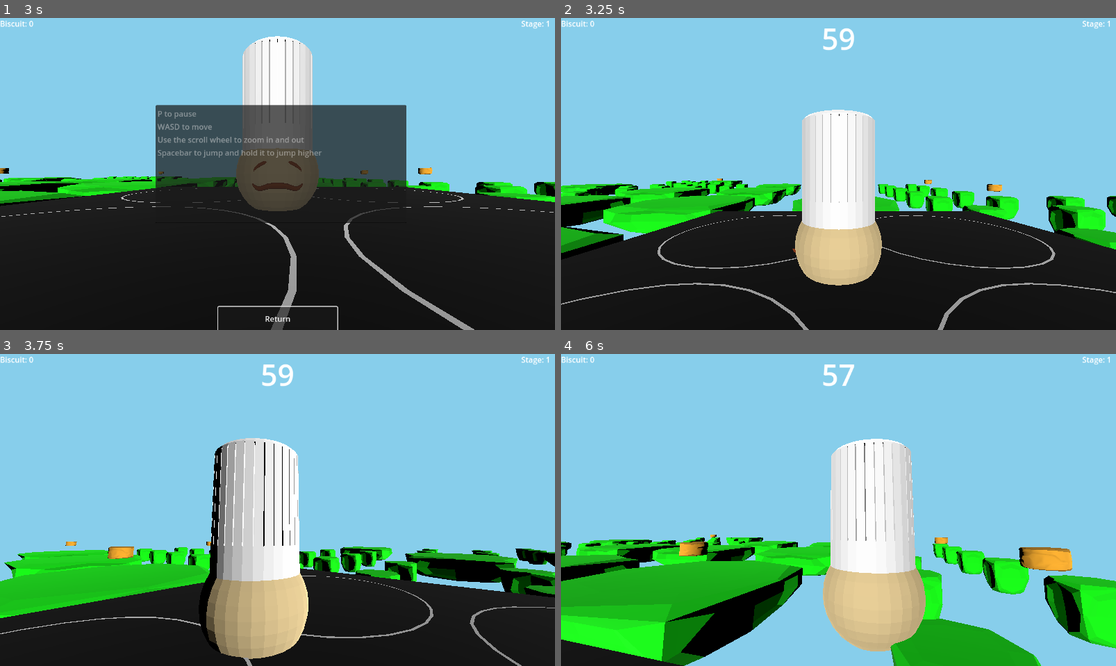
Above: before the commit, frames 1-4 (two rows, left to right).
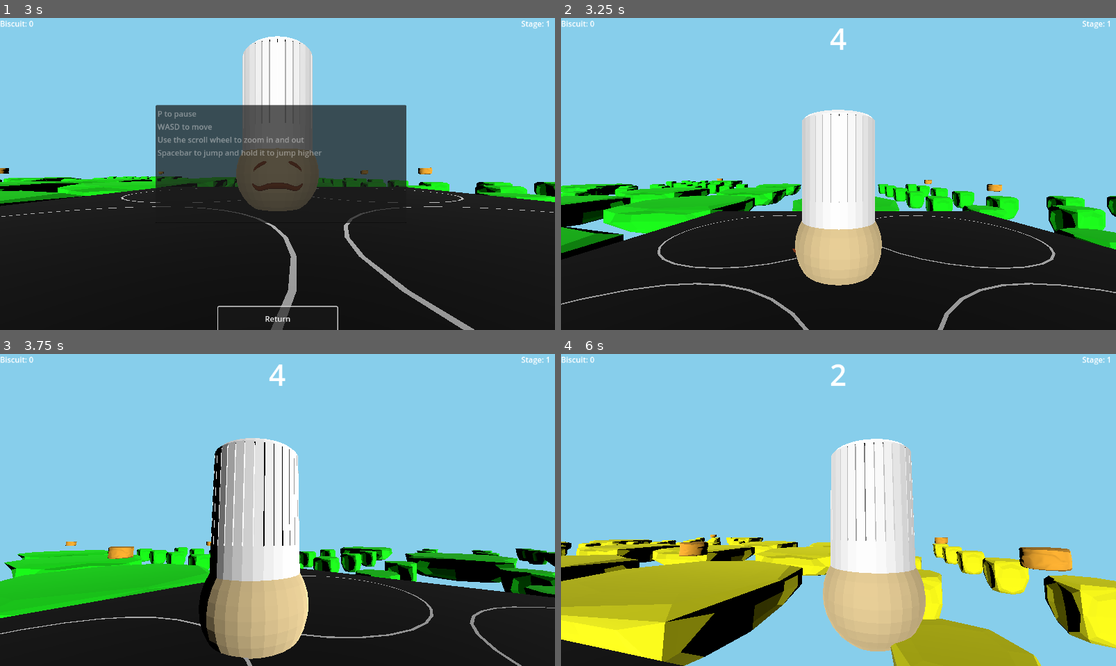
Above: after the commit, the same moments.

Repository: AlexTheAccount/Get-The-Biscuit
Game: Godot game, scene res://Tscn/UI/Main Menu.tscn
The game is run twice, just before and just after one commit, with the same random seed, the same clock (stepped at 60 frames per second) and the same inputs. Sound files missing from this copy of the repository are replaced by a short silence.
Inputs (mouse positions are in pixels of both pictures, inside the frame that each line leads up to):
- Up to frame 1 (3 s): click "Play" at 0.5 s; tap Enter (ui_accept) at 1.25, 1.52 s; move the mouse to (399, 158) at 1.27 s; hold D (Player Right) 1.28-2 s; hold Mouse wheel up (Zoom In) 1.28-2 s; click (399, 158) at 1.42 s; click "Return" at 2 s; move the mouse to (249, 174) at 2.77 s; hold W (Player Up) from 2.78 s (still down); tap Mouse wheel down (Zoom Out) at 2.85 s
- Up to frame 2 (3.25 s): keep holding W (Player Up)
- Up to frame 3 (3.75 s): keep holding W (Player Up); move the mouse to (288, 503) at 3.52 s; hold Mouse wheel up (Zoom In) from 3.53 s (still down)
- Up to frame 4 (6 s): keep holding W (Player Up); move the mouse to (832, 516) at 4.27 s; release Mouse wheel up (Zoom In) at 4.28 s; tap Mouse wheel down (Zoom Out) at 4.35, 5.85 s; tap Enter (ui_accept) at 4.52, 5.27 s; move the mouse to (877, 513) at 5.02 s; hold Mouse wheel up (Zoom In) 5.03-5.78 s; move the mouse to (794, 506) at 5.77 s

Frame 1 is identical in both runs. In frame 2, 0.2% of the frame differs, in the area x 47-53%, y 3-11%; in frame 3, 0.2%; in frame 4, 18%, in the area x 0-100%, y 3-100%.

Commit message:
fixed up the upgrades

Diff:
--- a/get-the-biscuit/GD/Manager/GameManager.gd
+++ b/get-the-biscuit/GD/Manager/GameManager.gd
@@ -4,4 +4,5 @@
 var stageCounter := 0
 
 # Audio
-@onready var uiClickPlayer
+var uiClickPlayer
+var player
--- a/get-the-biscuit/GD/PlatformGenerator.gd
+++ b/get-the-biscuit/GD/PlatformGenerator.gd
@@ -11,7 +11,7 @@
 var player
 
 # Reset Timer
-@export var resetTimer := 60.0
+@export var resetTimer := 5.0
 var resetTimerNode
 var timeLeft := 0.0
 
--- a/get-the-biscuit/GD/PlayerBody.gd
+++ b/get-the-biscuit/GD/PlayerBody.gd
@@ -4,9 +4,9 @@
 @onready var shopMenu = $"Shop Menu"
 
 var SPEED = 5.0
-var baseSpeed
+var baseSpeed = SPEED
 var JUMP_VELOCITY = 10
-var baseJump
+var baseJump = JUMP_VELOCITY
 
 @export var shortJumpGravityMultipler := 2.0 # gravity multiplier when jump is released early
 @export var fallGravityMultipler := 2.5 # gravity multiplier on the fall-down
@@ -38,6 +38,7 @@
 
 func _ready():
 	Input.set_mouse_mode(Input.MOUSE_MODE_CAPTURED)
+	GameManager.player = self
 
 func _input(event):
 	if shopMenu.visible == false:
@@ -51,13 +52,12 @@
 				addedPause._on_continue_button_up()
 
 # Applying Upgrades to the Player
-func UpgradePlayer(id: String, newLevel: int):
-	var upgrade = UpgradeManager.upgrades[id]
-	match upgrade.statType:
-		"Speed":
-			SPEED = baseSpeed + upgrade.statIncrement * newLevel
-		"Jump Height":
-			JUMP_VELOCITY = baseJump + upgrade.statIncrement * newLevel
+func UpgradePlayer(name: String):
+	match name:
+		"Speed Boost":
+			SPEED = baseSpeed * 2
+		"Jump Boost":
+			JUMP_VELOCITY = baseJump * 2
 	# add more cases as needed
 
 func _physics_process(delta: float) -> void:
--- a/get-the-biscuit/GD/UI/ShopItem.gd
+++ b/get-the-biscuit/GD/UI/ShopItem.gd
@@ -1,27 +1,35 @@
 extends Button
 
-@export var upgradeId : String
+@export var upgradeName : String
+var upgradeTier := 1
 @export var upgradeDesc : String
+@export var upgradeCost : int
 
 @onready var nameLabel := $Name
 @onready var descLabel := $Desc
 @onready var costLabel := $Cost
 
 func _ready():
-	if UpgradeManager.upgrades.has(upgradeId):
-		var upgrade = UpgradeManager.upgrades[upgradeId]
-		nameLabel.text = upgrade.display_name
-		costLabel.text = str(upgrade.cost)
+	nameLabel.text = upgradeName + " Tier: " + str(upgradeTier)
+	descLabel.text = upgradeDesc
+	costLabel.text = "Cost: " + str(upgradeCost)
 
-func UpdateUpgrade(currencyAmount):
-	if UpgradeManager.upgrades.has(upgradeId):
-		var upgrade = UpgradeManager.upgrades[upgradeId]
-		var level = UpgradeManager.levels[upgradeId]
-		disabled = not UpgradeManager.can_purchase(upgradeId)
-		costLabel.text = str(upgrade.cost)
-
+# Called every frame. 'delta' is the elapsed time since the previous frame.
+func _process(delta: float) -> void:
+	if get_parent().get_parent().visible == false:
+		if GameManager.player.inventory.size() > 0 && GameManager.player.inventory["Biscuit"] > upgradeCost:
+			disabled = false
+		else:
+			disabled = true
+	pass
 
 func _on_button_up() -> void:
+	disabled = true
+	upgradeCost *= 2
+	upgradeTier += 1
+	nameLabel.text = upgradeName + " Tier: " + str(upgradeTier)
+	costLabel.text = "Cost: " + str(upgradeCost)
+	GameManager.player.UpgradePlayer(upgradeName)
 	GameManager.uiClickPlayer.play()
 	await get_tree().create_timer(GameManager.uiClickPlayer.stream.get_length()).timeout
 	pass # Replace with function body.
--- a/get-the-biscuit/Tscn/UI/Shop Menu.tscn
+++ b/get-the-biscuit/Tscn/UI/Shop Menu.tscn
@@ -29,29 +29,19 @@
 theme_override_constants/v_separation = 30
 columns = 5
 
-[node name="ShopItem" parent="GridContainer" instance=ExtResource("1_nph5g")]
+[node name="SpeedBoost" parent="GridContainer" instance=ExtResource("1_nph5g")]
 custom_minimum_size = Vector2(215, 100)
 layout_mode = 2
+upgradeName = "Speed Boost"
+upgradeDesc = "Gives a boost to your speed"
+upgradeCost = 5
 
-[node name="ShopItem2" parent="GridContainer" instance=ExtResource("1_nph5g")]
+[node name="JumpBoost" parent="GridContainer" instance=ExtResource("1_nph5g")]
 custom_minimum_size = Vector2(215, 100)
 layout_mode = 2
-
-[node name="ShopItem3" parent="GridContainer" instance=ExtResource("1_nph5g")]
-custom_minimum_size = Vector2(215, 100)
-layout_mode = 2
-
-[node name="ShopItem4" parent="GridContainer" instance=ExtResource("1_nph5g")]
-custom_minimum_size = Vector2(215, 100)
-layout_mode = 2
-
-[node name="ShopItem5" parent="GridContainer" instance=ExtResource("1_nph5g")]
-custom_minimum_size = Vector2(215, 100)
-layout_mode = 2
-
-[node name="ShopItem6" parent="GridContainer" instance=ExtResource("1_nph5g")]
-custom_minimum_size = Vector2(215, 100)
-layout_mode = 2
+upgradeName = "Jump Boost"
+upgradeDesc = "Gives a boost to your jump height"
+upgradeCost = 5
 
 [node name="Label" type="Label" parent="."]
 layout_mode = 1
--- a/get-the-biscuit/Tscn/UI/ShopItem.tscn
+++ b/get-the-biscuit/Tscn/UI/ShopItem.tscn
@@ -27,9 +27,9 @@
 anchor_right = 1.0
 anchor_bottom = 0.82
 offset_top = 0.00399971
-offset_right = -101.0
 offset_bottom = -50.94
 text = "Desc: "
+autowrap_mode = 1
 
 [node name="Cost" type="Label" parent="."]
 layout_mode = 1
